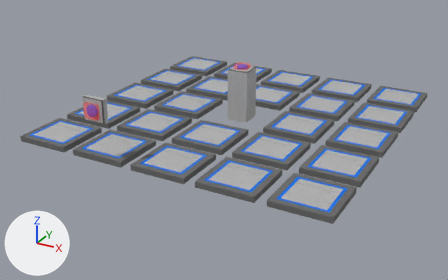
An edit to the FBX model unity_project/Paper Box/Assets/Models/Machines/Plate.fbx, drawn before and after from the same camera.
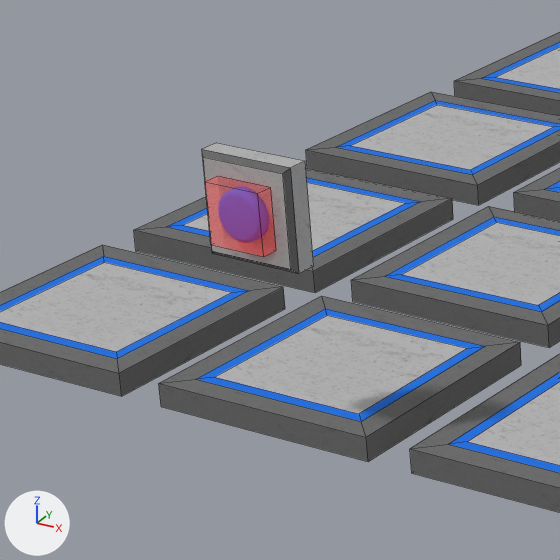
Each version appears first whole from a 50 mm camera at (5.11, -10.01, 4.45) aimed at (-0.05, -0.62, -0.25), and next in a close-up on the part from 8% to 37% of the width and 22% to 68% of the height. Every picture has the same lights, and +X, +Y and +Z are marked at lower left. The close-ups show mesh edges as thin lines. Where no turn or scale is listed for an object, it has been applied to the vertices.

In view in the first close-up: 'IN', 'PanelRetry', 'Plate_1_2', 'Plate_1_3', 'Plate_1_4', 'Plate_1_5', 'Plate_2_3', 'Plate_2_4', 'Plate_2_5', 'Plate_3_5'.
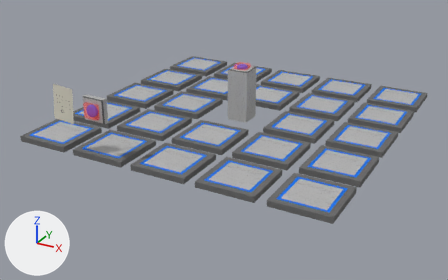
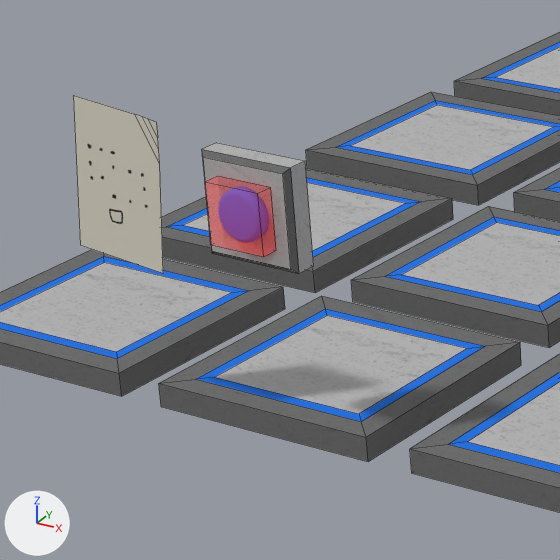
Pixel boxes [x1, y1, x2, y2] of what changed, in the close-ups (560 x 560 px):
'Instructions', added: after [73, 95, 163, 273]

What the commit changed:
Picture 'PlatesInstructions.png' (img_platesinstructions_png) is new.
Material 'PlatesPaper' (mat_platespaper) is new.
Its texture is img_platesinstructions_png.
Its roughness is 1.0.
Mesh me_plane is new.
It has 10 vertices, 4 faces and spans x -0.225..0.225, y -0.012..0.0, z -0.316..0.316.
It uses material mat_platespaper (picture img_platesinstructions_png).
Object 'Instructions' (ob_instructions) is new; it shows me_plane.
Its location is (-1.6, -3.1, 1.0).
